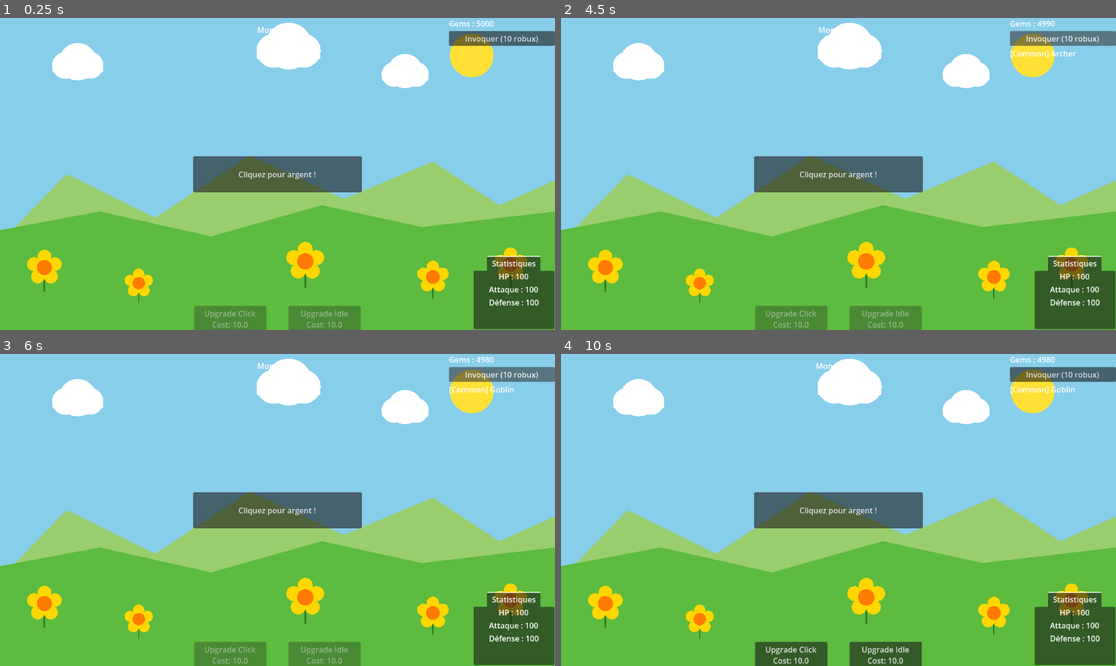
Above: before the commit, frames 1-4 (two rows, left to right).
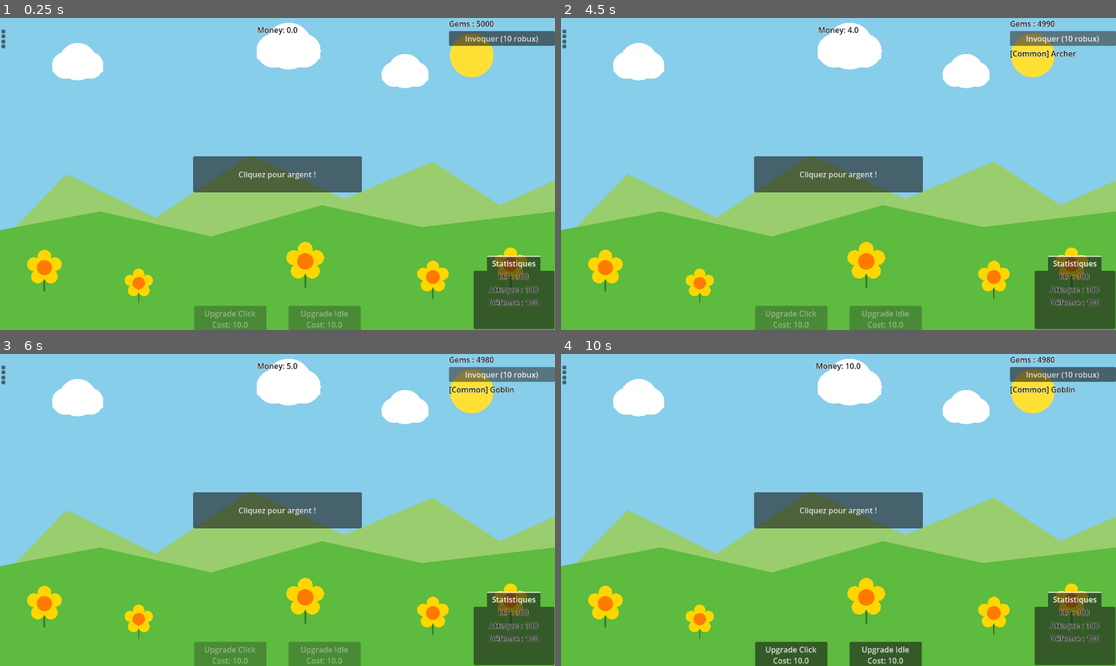
Above: after the commit, the same moments.

Repository: XeyNox/Snakdle
Game: Godot game, scene res://Scenes/Main.tscn
Two runs of this game, one before a commit and one after it. Both use one fixed random seed, a clock stepped at 60 frames per second and the inputs below.
Inputs (mouse positions are in pixels of both pictures, inside the frame that each line leads up to):
- Up to frame 1 (0.25 s): no input
- Up to frame 2 (4.5 s): click (566, 46) at 0.52 s; click (566, 42) at 1.27 s; click (566, 30) at 2.02 s; click (566, 36) at 2.77 s; click "Cliquez pour argent !" at 3.5 s; click "Invoquer (10 robux)" at 4.25 s
- Up to frame 3 (6 s): click "Cliquez pour argent !" at 5 s; click "Invoquer (10 robux)" at 5.75 s
- Up to frame 4 (10 s): click (566, 382) at 6.52 s; click (566, 378) at 7.27 s; click (566, 366) at 8.02 s; click (566, 372) at 8.77 s; click "Cliquez pour argent !" at 9.5 s

The runs differ from the first frame. In frame 1, 0.5% of the frame differs, in the area x 0-98%, y 0-93%; in frame 2, 0.7%; in frame 3, 0.7%; in frame 4, 0.7%.

Commit message:
Modif Stats

Diff:
--- a/Scenes/BossUI.tscn
+++ b/Scenes/BossUI.tscn
@@ -22,6 +22,9 @@
 [node name="BossLabel" type="Label" parent="VBox" unique_id=223948512]
 layout_mode = 2
 horizontal_alignment = 1
+theme_override_colors/font_color = Color(0.1, 0.1, 0.1, 1)
+theme_override_colors/font_outline_color = Color(1, 1, 1, 1)
+theme_override_constants/outline_size = 2
 
 [node name="HPBar" type="ProgressBar" parent="VBox" unique_id=334059623]
 layout_mode = 2
@@ -30,3 +33,6 @@
 [node name="RewardLabel" type="Label" parent="VBox" unique_id=445160734]
 layout_mode = 2
 horizontal_alignment = 1
+theme_override_colors/font_color = Color(0.15, 0.6, 0.15, 1)
+theme_override_colors/font_outline_color = Color(1, 1, 1, 1)
+theme_override_constants/outline_size = 2
--- a/Scenes/GachaUI.tscn
+++ b/Scenes/GachaUI.tscn
@@ -22,6 +22,9 @@
 
 [node name="GemsLabel" type="Label" parent="VBoxContainer" unique_id=234113938]
 layout_mode = 2
+theme_override_colors/font_color = Color(0.1, 0.1, 0.1, 1)
+theme_override_colors/font_outline_color = Color(1, 1, 1, 1)
+theme_override_constants/outline_size = 2
 
 [node name="PullButton" type="Button" parent="VBoxContainer" unique_id=1979524365]
 layout_mode = 2
@@ -29,5 +32,8 @@
 
 [node name="ResultLabel" type="Label" parent="VBoxContainer" unique_id=2144512603]
 layout_mode = 2
+theme_override_colors/font_color = Color(0.1, 0.1, 0.1, 1)
+theme_override_colors/font_outline_color = Color(1, 1, 1, 1)
+theme_override_constants/outline_size = 2
 
 [connection signal="pressed" from="VBoxContainer/PullButton" to="." method="_on_pull_button_pressed"]
--- a/Scenes/Main.tscn
+++ b/Scenes/Main.tscn
@@ -8,7 +8,11 @@
 [ext_resource type="Script" path="res://Scripts/button_upp_click.gd" id="5_pbw6q"]
 [ext_resource type="PackedScene" uid="uid://cge6os48vo14u" path="res://Scenes/background.tscn" id="6_v1gob"]
 [ext_resource type="PackedScene" path="res://Scenes/GachaUI.tscn" id="7_jw32o"]
-[ext_resource type="PackedScene" path="res://Scenes/BossUI.tscn" id="8_boss1"]
+[ext_resource type="PackedScene" uid="uid://dfm70mf3qtc2e" path="res://Scenes/BossUI.tscn" id="8_boss1"]
+[ext_resource type="Script" uid="uid://c8oy70fqu22bn" path="res://Scripts/button_upp_attack.gd" id="9_frkhe"]
+[ext_resource type="Script" uid="uid://b74v6kbf28j5h" path="res://Scripts/button_upp_defense.gd" id="10_1p5hy"]
+[ext_resource type="Script" uid="uid://csqcya5fpvv0v" path="res://Scripts/button_upp_hp.gd" id="11_h1m7h"]
+[ext_resource type="Script" uid="uid://c25ksxrt1o2rb" path="res://Scripts/button_upp_evasion.gd" id="12_erwvk"]
 
 [node name="Main" type="Node2D" unique_id=1249350998]
 position = Vector2(452, 224)
@@ -44,6 +48,9 @@
 offset_right = 0.5
 offset_bottom = 23.0
 grow_horizontal = 2
+theme_override_colors/font_color = Color(0.1, 0.1, 0.1, 1)
+theme_override_colors/font_outline_color = Color(1, 1, 1, 1)
+theme_override_constants/outline_size = 3
 horizontal_alignment = 1
 vertical_alignment = 1
 script = ExtResource("2_kln2b")
@@ -64,18 +71,30 @@
 
 [node name="HP" type="Label" parent="CanvasLayer/TabContainer/Statistiques" unique_id=1355302414]
 layout_mode = 2
+theme_override_colors/font_color = Color(0.1, 0.1, 0.1, 1)
+theme_override_colors/font_outline_color = Color(1, 1, 1, 1)
+theme_override_constants/outline_size = 2
 horizontal_alignment = 1
 vertical_alignment = 1
 
 [node name="Attaque" type="Label" parent="CanvasLayer/TabContainer/Statistiques" unique_id=178179328]
 layout_mode = 2
+theme_override_colors/font_color = Color(0.1, 0.1, 0.1, 1)
+theme_override_colors/font_outline_color = Color(1, 1, 1, 1)
+theme_override_constants/outline_size = 2
 horizontal_alignment = 1
 vertical_alignment = 1
 
 [node name="Défense" type="Label" parent="CanvasLayer/TabContainer/Statistiques" unique_id=1833467842]
 layout_mode = 2
+theme_override_colors/font_color = Color(0.1, 0.1, 0.1, 1)
+theme_override_colors/font_outline_color = Color(1, 1, 1, 1)
+theme_override_constants/outline_size = 2
 horizontal_alignment = 1
 vertical_alignment = 1
+
+[node name="Esquive" type="Label" parent="CanvasLayer/TabContainer/Statistiques" unique_id=412850136]
+layout_mode = 2
 
 [node name="ButtonUppIdle" type="Button" parent="CanvasLayer" unique_id=463472120]
 custom_minimum_size = Vector2(150, 50)
@@ -104,6 +123,34 @@
 
 [node name="BossUi" parent="CanvasLayer" unique_id=929737559 instance=ExtResource("8_boss1")]
 
+[node name="ButtonAttaque" type="Button" parent="CanvasLayer" unique_id=1000475071]
+offset_left = 3.0
+offset_top = 55.0
+offset_right = 11.0
+offset_bottom = 63.0
+script = ExtResource("9_frkhe")
+
+[node name="ButtonDefense" type="Button" parent="CanvasLayer" unique_id=24605850]
+offset_left = 3.0
+offset_top = 45.0
+offset_right = 11.0
+offset_bottom = 53.0
+script = ExtResource("10_1p5hy")
+
+[node name="ButtonHp" type="Button" parent="CanvasLayer" unique_id=825529926]
+offset_left = 3.0
+offset_top = 24.0
+offset_right = 11.0
+offset_bottom = 32.0
+script = ExtResource("11_h1m7h")
+
+[node name="ButtonEsquive" type="Button" parent="CanvasLayer" unique_id=2121783927]
+offset_left = 3.0
+offset_top = 34.0
+offset_right = 11.0
+offset_bottom = 42.0
+script = ExtResource("12_erwvk")
+
 [node name="BackgroundLayer" type="CanvasLayer" parent="." unique_id=738291847]
 layer = -1
 
Not shown: 1 places in Scenes/Main.tscn that only renumber resources
